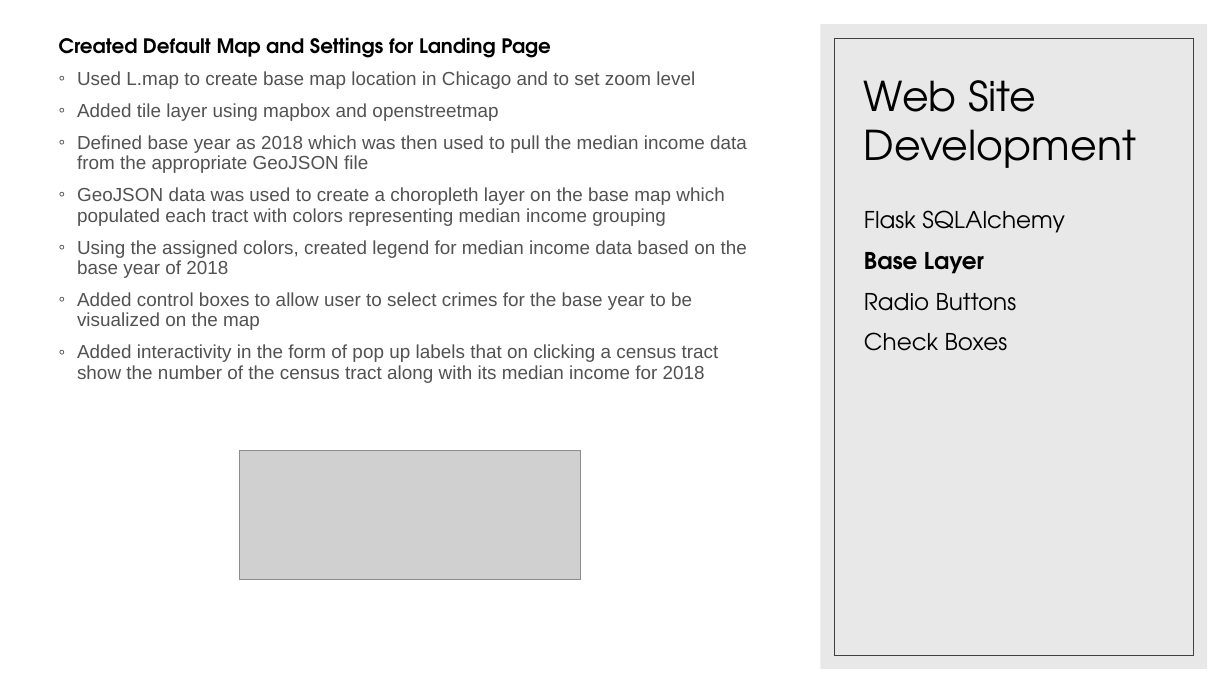
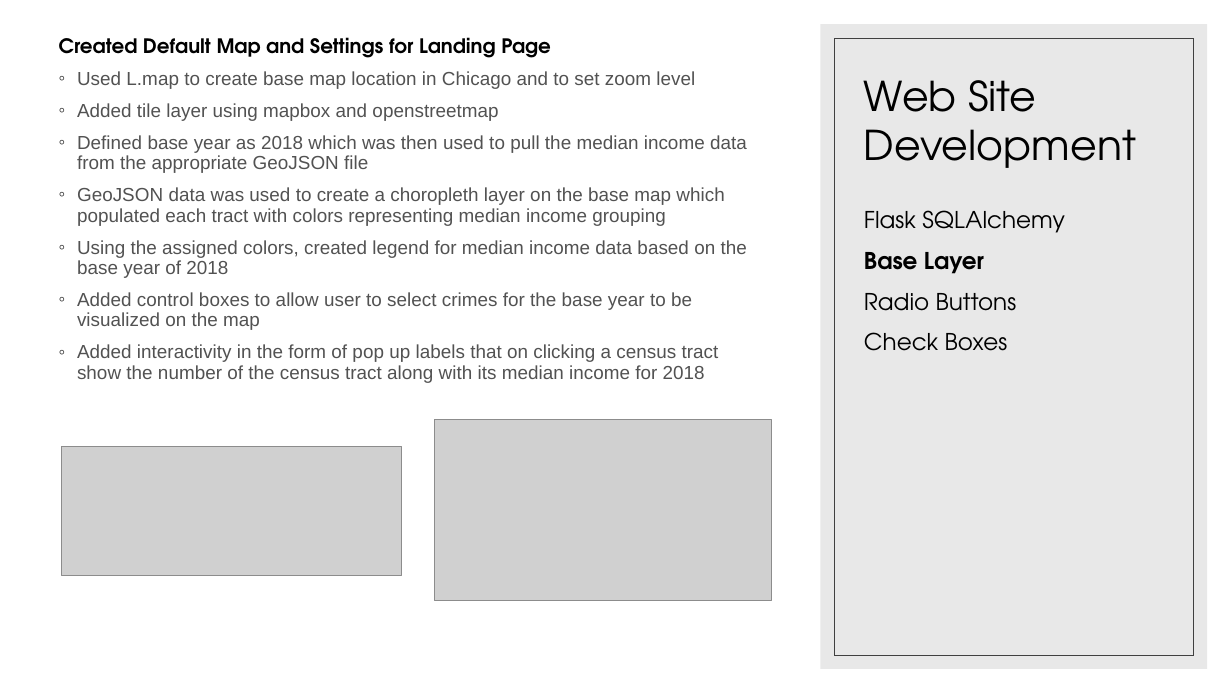
Before and after one commit to bsitati/Comparing-Annual-Median-Income-and-Annual-Crimes-in-Chicago, a slide deck: slide 11 of Files/Project_II.pptx. Drawn at 1232x693 pixels with LibreOffice and Linux fonts; fonts in the diff are those of the drawing; grey boxes stand for pictures. Boxes give left, top, right and bottom in pixels: in the first picture for what was removed or moved away, otherwise in the second. Text is boxed around its words. In the diff, an @@ line names an element or a change of style, - is before the commit and + after.

```diff
--- a/Files/Project_II.pptx
+++ b/Files/Project_II.pptx
@@ picture: place and size @@
-picture at [239, 450, 580, 579]
+picture at [61, 446, 402, 576]
@@ picture added at [434, 420, 772, 601] @@
```
Also in this commit, not shown: 2 other slides changed, 1 other file.
